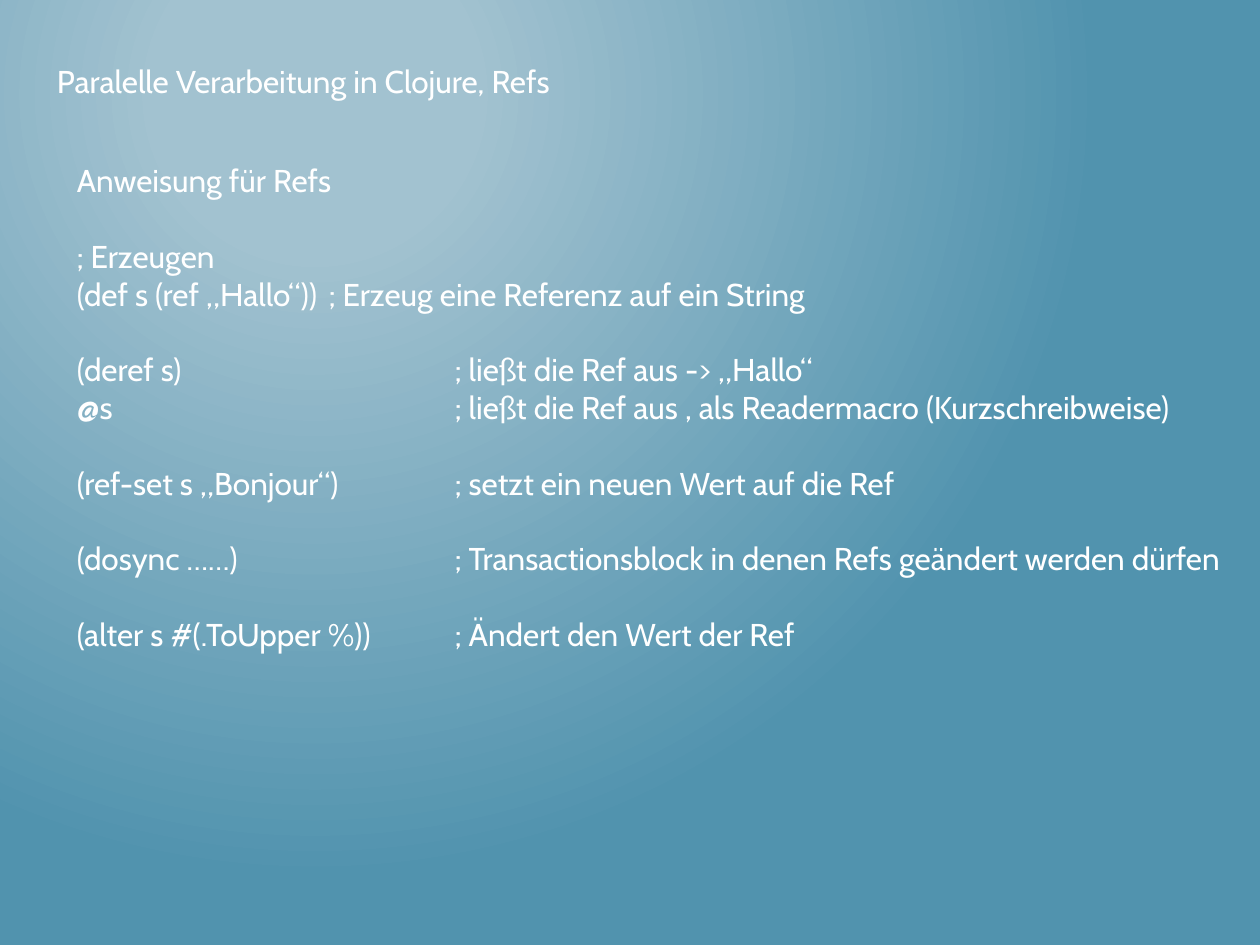
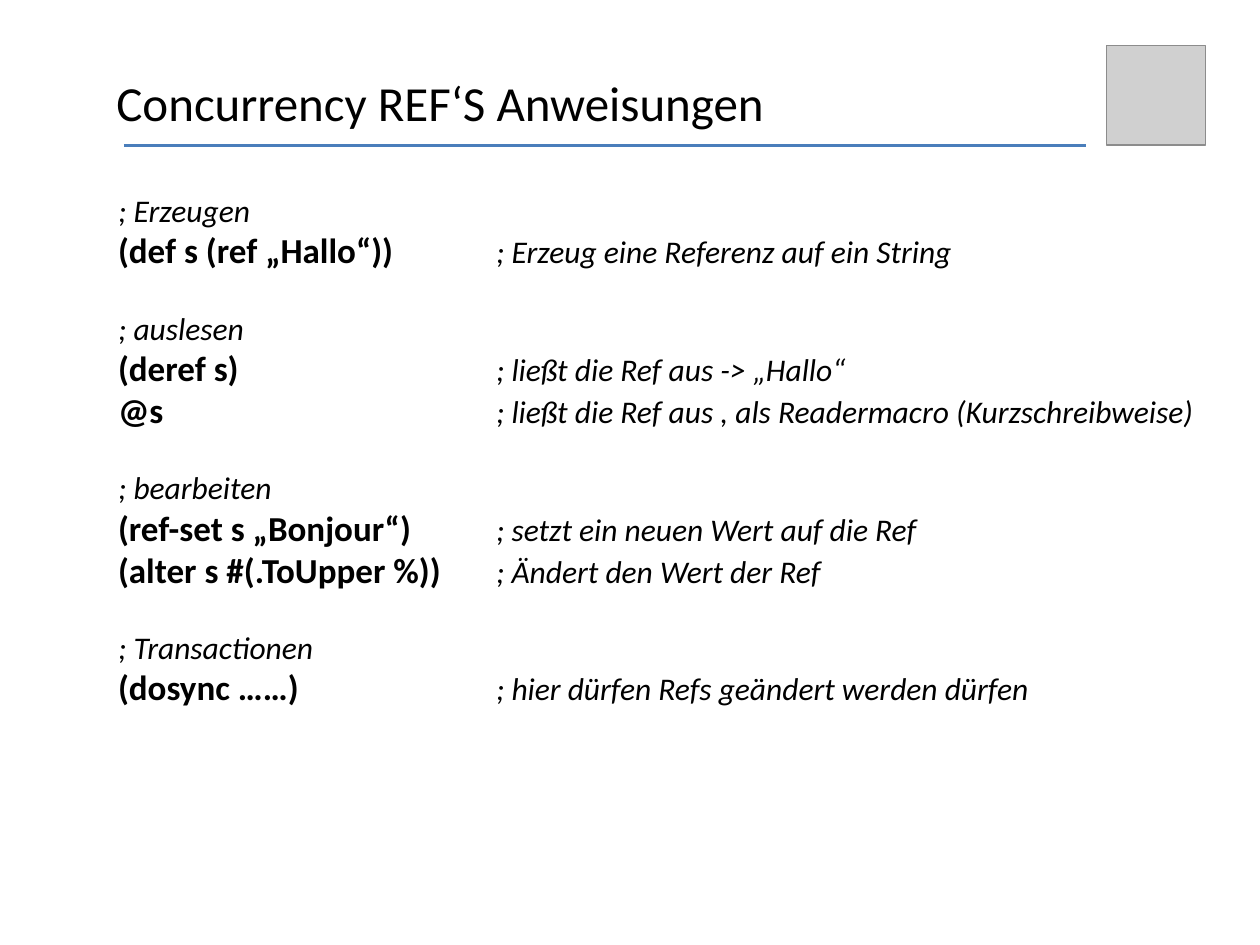
Before and after one commit to thomasschulte/ClojureUsergroupDemo, a slide deck: slide 21 of Clojure Vortrag .NET User Group.pptx (slide 25 before the commit). Drawn at 1260x945 pixels with LibreOffice and Linux fonts; fonts in the diff are those of the drawing; grey boxes stand for pictures. Boxes give left, top, right and bottom in pixels: in the first picture for what was removed or moved away, otherwise in the second. Text is boxed around its words. In the diff, an @@ line names an element or a change of style, - is before the commit and + after.

```diff
--- a/Clojure Vortrag .NET User Group.pptx
+++ b/Clojure Vortrag .NET User Group.pptx
@@ background gradient #A3C3D1 to #5194AF to #FFFFFF @@
@@ picture added at <box>1106,45,1206,145</box> @@
@@ text removed at <box>57,69,550,100</box> @@
-Paralelle Verarbeitung in Clojure, Refs
@@ text added at <box>116,86,764,130</box>, 28 pt, text #000000 @@
+Concurrency REF‘S Anweisungen
@@ line added from (123, 145) to (1086, 145), #4B7EBC 1.75 pt @@
@@ text at <box>77,168,331,199</box>: paragraph removed @@
-Anweisung für Refs
@@ text "; Erzeugen": place and size @@
-text "; Erzeugen" at <box>77,168,1220,653</box>
+text "; Erzeugen" at <box>118,201,1193,706</box>
@@ text at <box>118,201,1193,587</box>: font Cabin to Calibri, text colour #FFFFFF to #000000 in "; Erzeugen", "(def s (ref „Hallo“)) ; Erzeug eine ...", "(deref s) ; ließt die Ref aus ...", "@s ; ließt die Ref aus , ..." and 2 more places; italic on in "; Erzeugen", "; Erzeug eine Referenz auf ein String", "; ließt die Ref aus -> „Hallo“", "; ließt die Ref aus , als ..." and 2 more places; size 18 to 20 pt, bold on in "(def s (ref „Hallo“))", "(deref s)", "@s", "(ref-set s „Bonjour“)" and 1 more places @@
@@ text at <box>134,318,244,341</box>: paragraph added @@
+; auslesen
@@ text at <box>134,477,272,500</box>: paragraph added @@
+; bearbeiten
@@ text at <box>77,546,1220,577</box>: paragraph removed @@
-(dosync ……) ; Transactionsblock in denen Refs geändert werden dürfen
@@ text at <box>118,637,1028,706</box>: paragraphs added @@
+; Transactionen
+(dosync ……) ; hier dürfen Refs geändert werden dürfen
```
Also in this commit, not shown: 33 other slides changed, 5 slides added, 10 slides removed.
